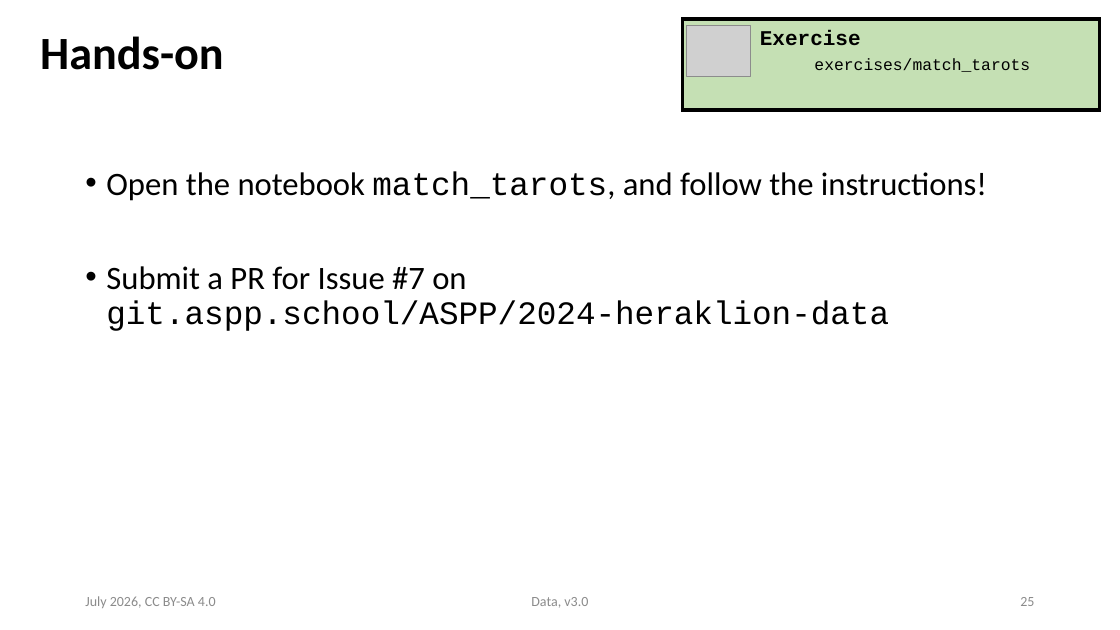
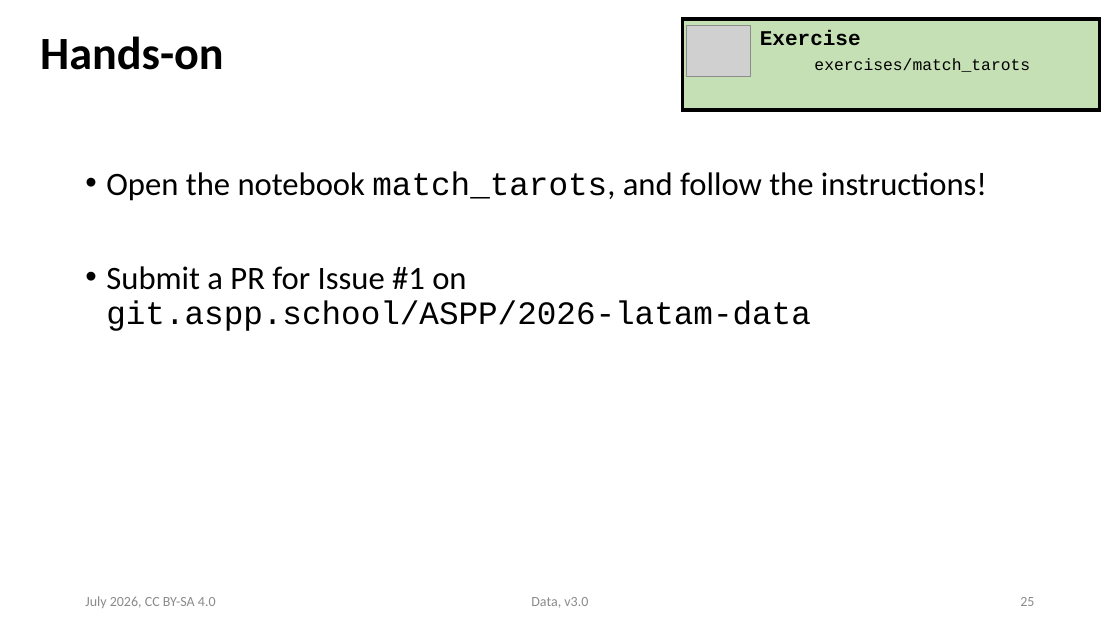
Before and after one commit to ASPP/data_class, a slide deck: slide 25 of data.pptx. Drawn at 1120x630 pixels with LibreOffice and Linux fonts; fonts in the diff are those of the drawing; grey boxes stand for pictures. Boxes give left, top, right and bottom in pixels: in the first picture for what was removed or moved away, otherwise in the second. Text is boxed around its words. In the diff, an @@ line names an element or a change of style, - is before the commit and + after.

Commit message:
Data slides: add git issue, create PDF

```diff
--- a/data.pptx
+++ b/data.pptx
@@ text at <box>106,266,811,331</box>: text changed @@
-• Submit a PR for Issue #7 on
-  git.aspp.school/ASPP/2024-heraklion-data
+• Submit a PR for Issue #1 on
+  git.aspp.school/ASPP/2026-latam-data
```
Also in this commit, not shown: 3 other slides changed, 1 other file.
